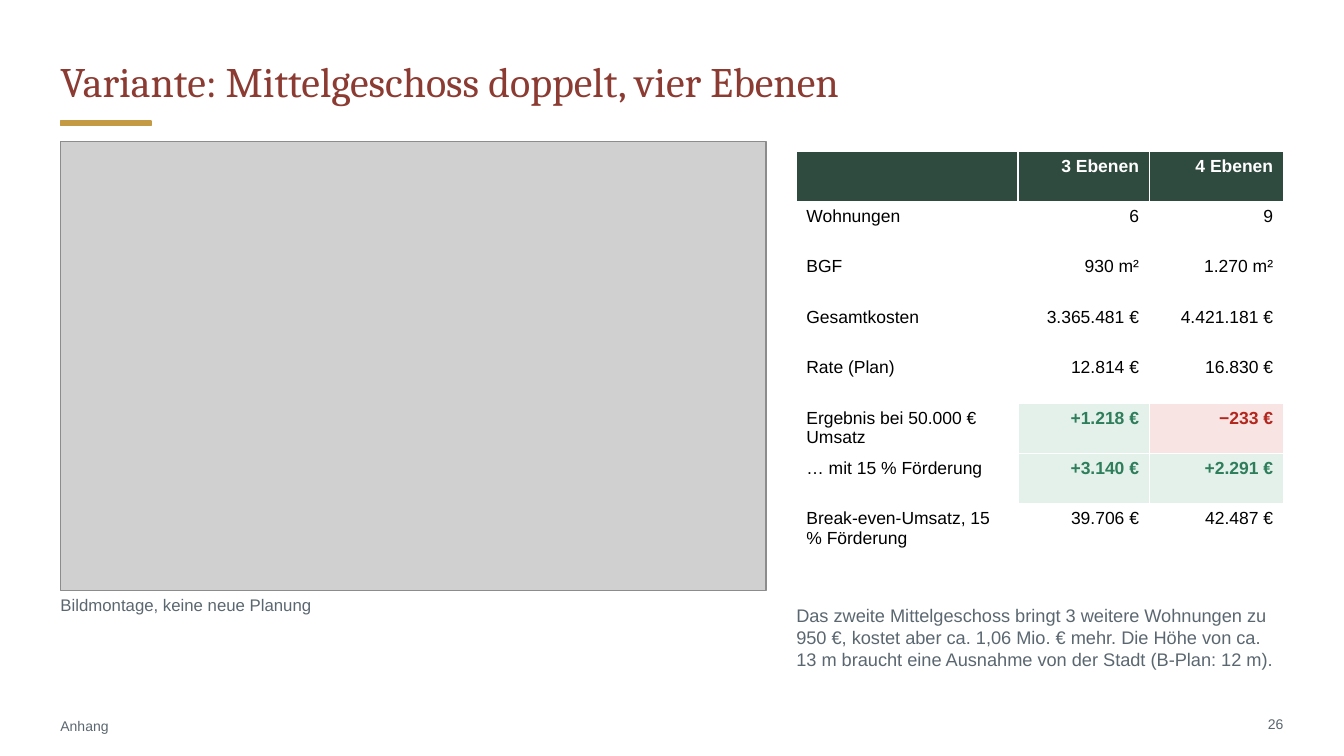
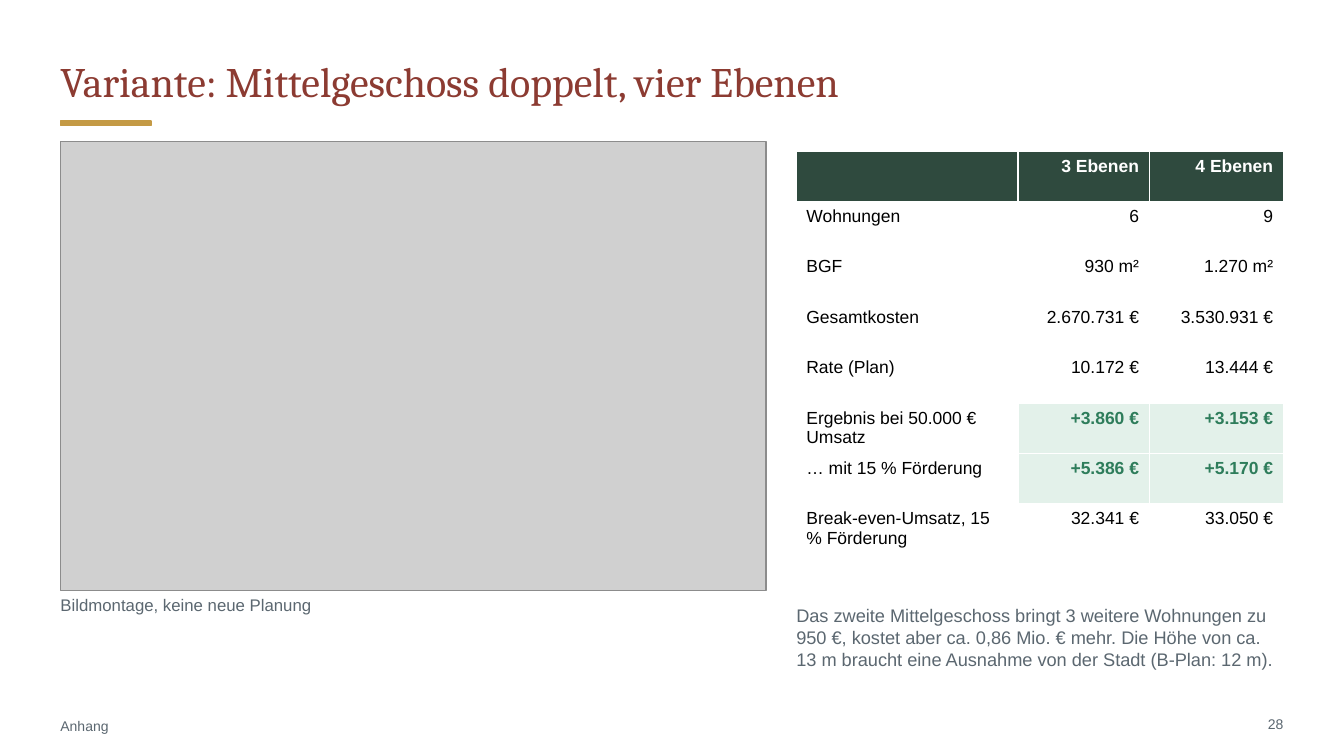
Before and after one commit to CartoonUsername/bau-projekt, a slide deck: slide 28 of praesentation/Neue-Mitte-Werlte_Baufeld3_6-Wohnungen_Gastro-EG.pptx (slide 26 before the commit). Drawn at 1344x756 pixels with LibreOffice and Linux fonts; fonts in the diff are those of the drawing; grey boxes stand for pictures. Boxes give left, top, right and bottom in pixels: in the first picture for what was removed or moved away, otherwise in the second. Text is boxed around its words. In the diff, an @@ line names an element or a change of style, - is before the commit and + after.

```diff
--- a/praesentation/Neue-Mitte-Werlte_Baufeld3_6-Wohnungen_Gastro-EG.pptx
+++ b/praesentation/Neue-Mitte-Werlte_Baufeld3_6-Wohnungen_Gastro-EG.pptx
@@ table at bbox=[797, 151, 1284, 552] @@
-row 4, column 2: 3.365.481 €
+row 4, column 2: 2.670.731 €
-row 4, column 3: 4.421.181 €
+row 4, column 3: 3.530.931 €
-row 5, column 2: 12.814 €
+row 5, column 2: 10.172 €
-row 5, column 3: 16.830 €
+row 5, column 3: 13.444 €
-row 6, column 2: +1.218 €
+row 6, column 2: +3.860 €
-row 6, column 3: −233 €
+row 6, column 3: +3.153 €
-row 7, column 2: +3.140 €
+row 7, column 2: +5.386 €
-row 7, column 3: +2.291 €
+row 7, column 3: +5.170 €
-row 8, column 2: 39.706 €
+row 8, column 2: 32.341 €
-row 8, column 3: 42.487 €
+row 8, column 3: 33.050 €
@@ fill #F8E4E2 to #E3F1EA in row 6, column 3 @@
@@ text at bbox=[796, 609, 1272, 670]: text changed @@
-Das zweite Mittelgeschoss bringt 3 weitere Wohnungen zu 950 €, kostet aber ca. 1,06 Mio. € mehr. Die Höhe von ca. 13 m braucht eine Ausnahme von der Stadt (B-Plan: 12 m).
+Das zweite Mittelgeschoss bringt 3 weitere Wohnungen zu 950 €, kostet aber ca. 0,86 Mio. € mehr. Die Höhe von ca. 13 m braucht eine Ausnahme von der Stadt (B-Plan: 12 m).
```
Also in this commit, not shown: 13 other slides changed, 2 slides added, 7 other files.
